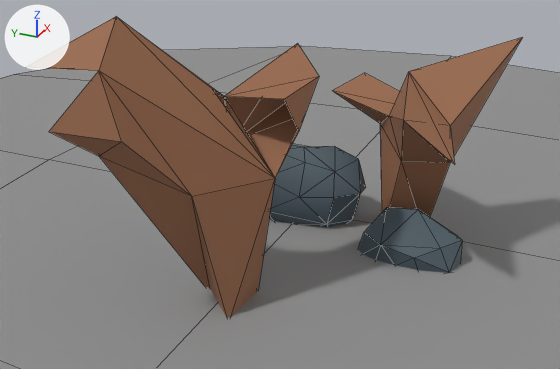
An edit to the Blender file trees/assets_trees.blend, drawn before and after from the same camera.
The view is the same before and after, from a 50 mm camera at (-9.24, -3.76, 4.92) aimed at (-1.59, -0.32, 1.1). Every picture has the same lights, and +X, +Y and +Z are marked at upper left. Mesh edges are drawn as thin lines.

In view in the first picture: 'Tree2', 'floor', 'rock.001', 'rock.003', 'tree1'.
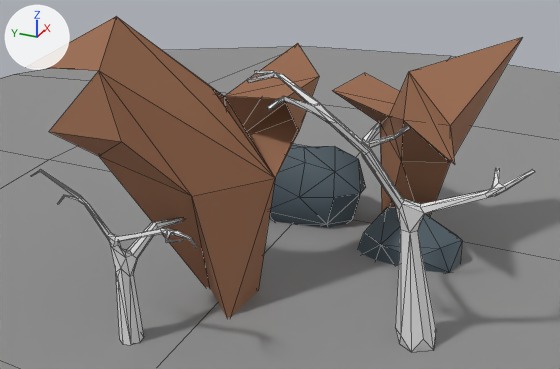
Location of each change, (x1, y1, x2, y2) in pixels of the pictures (560 x 369 px):
'tree3', added: after (247, 70, 535, 351)
'tree4', added: after (31, 169, 197, 345)

The change, as a diff of the scene's bpy script:
```diff
--- a/trees/assets_trees.blend.py
+++ b/trees/assets_trees.blend.py
@@ me_plane_001 @@
+me_plane_001.from_pydata(...)  # 119 vertices, 202 faces; spans x -0.3..0.75, y -0.77..0.84, z 0.0..1.48
@@ me_vert_002 @@
+me_vert_002.from_pydata(...)  # 127 vertices, 223 faces; spans x -0.67..0.68, y -0.68..1.39, z 0.0..2.21
@@ ob_tree4 @@
+ob_tree4 = bpy.data.objects.new('tree4', me_plane_001)
+ob_tree4.location = (-3.594, 0.519, -0.039)
+ob_tree4.scale = (1.3, 1.3, 1.3)
@@ ob_tree3 @@
+ob_tree3 = bpy.data.objects.new('tree3', me_vert_002)
+ob_tree3.location = (-2.378, -2.286, -0.045)
+ob_tree3.scale = (1.3, 1.3, 1.3)
```
